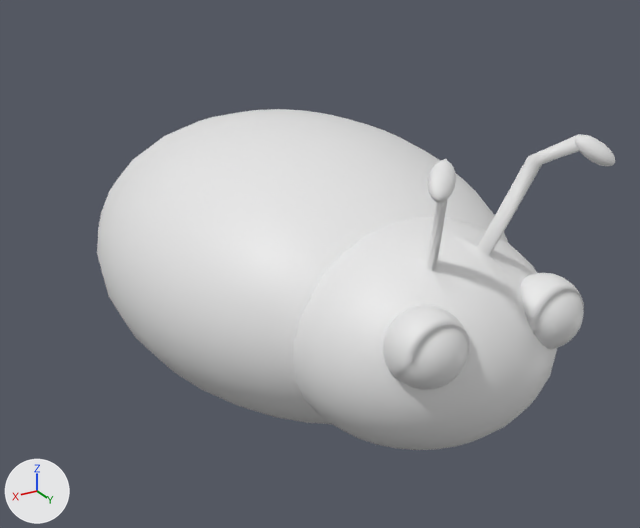
What one commit did to the Blender file BlenderCharacters/Bugs/LadyBug/ladybug.blend.
Both versions are drawn from a 50 mm lens placed at (3.55, 6.34, 4.23), pointed at (-0.05, 0.33, 1.23). The axes (+X, +Y, +Z) are drawn at lower left. The lights are the same throughout.
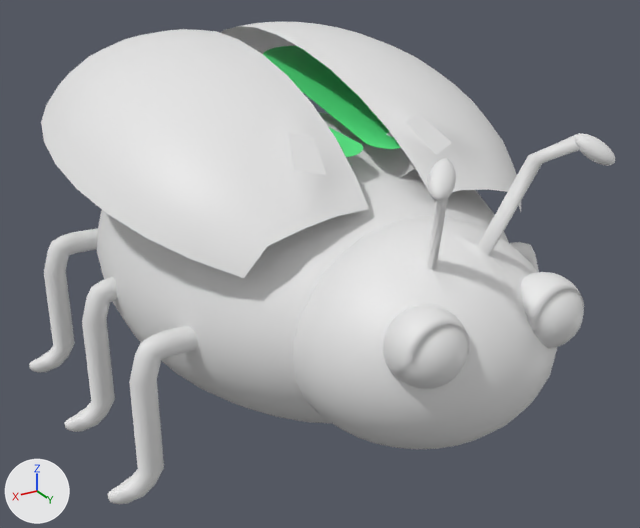
Commit message: ladybug wings added

The edits, one by one:
Material 'Material.002' (mat_material_002) is new.
Its base color is (0.081, 0.8, 0.218) (green #50e781).
me_sphere is used by ob_sphere; location (0.0, 0.0, 1.244); scale (1.64, 2.24, 1.17).
me_sphere had 1553 vertices, 1610 faces and spanned x -1.0..0.6, y -1.0..1.25, z -1.0..1.36.
me_sphere now has 3107 vertices, 3071 faces and spans x -1.31..0.6, y -1.11..1.25, z -1.06..1.54.
me_sphere part 1: a new loose piece of 480 vertices spanning x -1.31..-0.75, y 0.41..0.5, z -1.06..0.07.
me_sphere part 2: a new loose piece of 480 vertices spanning x -1.31..-0.75, y -0.08..0.01, z -1.06..0.07.
me_sphere part 3: a new loose piece of 480 vertices spanning x -1.31..-0.75, y -0.58..-0.5, z -1.06..0.07.
Part 4, on me_sphere:
1 face is deleted.
4 vertices move from x -0.21..-0.07, y 0.35..0.54, z 0.83..0.92 to x -0.25..-0.11, y 0.35..0.52, z 0.81..0.97.
114 vertices are added at x -1.17..-0.12, y -1.11..0.69, z 0.5..1.54.
110 new faces join them, smooth.
2 new faces join them.
me_sphere part 5: 1 kept faces spanning x -0.25..-0.11, y 0.35..0.52, z 0.81..0.97 are now shaded flat.
Mesh me_cube is new.
It has 160 vertices, 158 faces and spans x -0.49..0.45, y -1.17..0.92, z -2.14..2.14.
It uses material mat_material_002 (green #50e781).
Object 'Sphere' (ob_sphere) moves from (0.0, 0.0, 1.244) to (0.0, 0.0, 1.25).
Object 'Cube' (ob_cube) is new; it shows me_cube.
Its location is (-0.546, 0.019, 2.566).
Its rotation in degrees is (-5.7, -6.6, -20).
Its scale is (1.44, 1.34, 0.00334).
It gains a MIRROR modifier named 'Mirror'.
Modifier setting: mirror_object = ob_sphere.

Location of each change, (x1, y1, x2, y2) in pixels of the pictures (640 x 528 px):
'Sphere', reshaped, moved (13% wider, 41% taller)
    before: (97, 109, 615, 450)
    after: (29, 22, 615, 504)
'Cube', added (green)
    after: (263, 46, 401, 157)
part 1 of me_sphere, added
    after: (107, 242, 539, 504)
part 2 of me_sphere, added
    after: (64, 277, 117, 432)
part 3 of me_sphere, added
    after: (29, 228, 98, 373)
part 4 of me_sphere, built on
    before: (297, 131, 436, 223)
    after: (41, 22, 521, 278)
part 5 of me_sphere, shading changed
    before: (318, 150, 408, 188)
